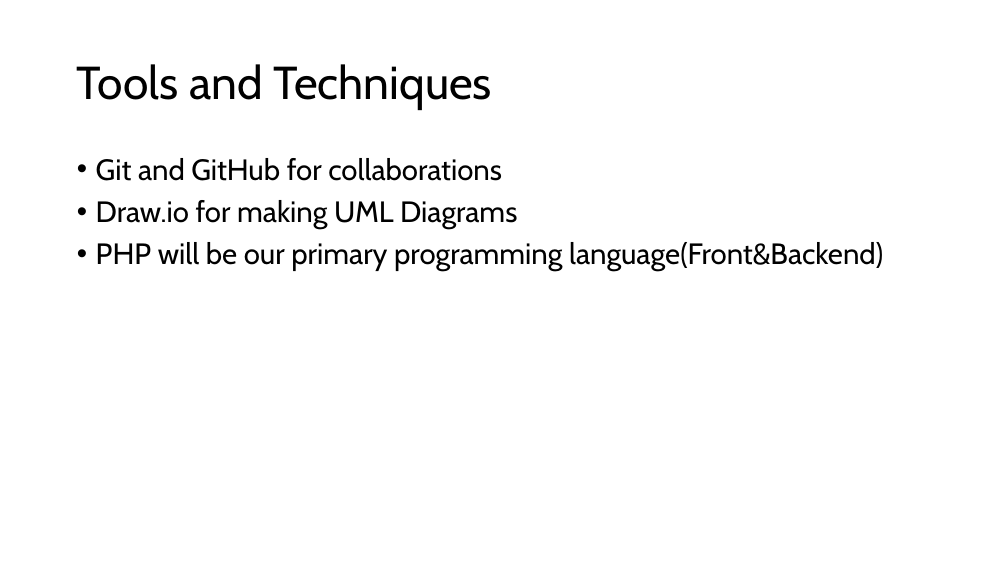
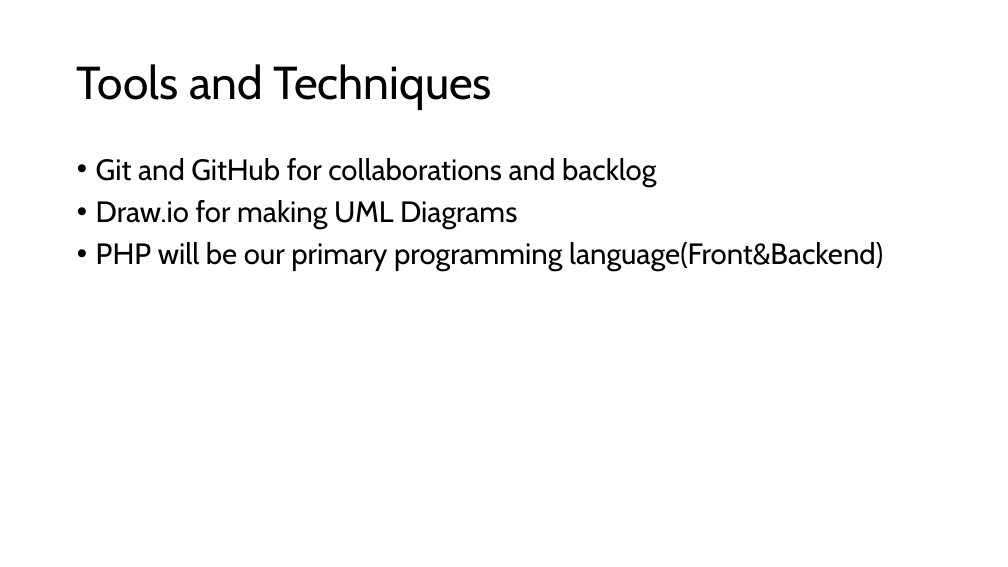
Before and after one commit to Lumineskz/project-ii-main, a slide deck: slide 5 of Slides/canteen title defense.pptx. Drawn at 1008x567 pixels with LibreOffice and Linux fonts; fonts in the diff are those of the drawing. Boxes give left, top, right and bottom in pixels: in the first picture for what was removed or moved away, otherwise in the second. Text is boxed around its words. In the diff, an @@ line names an element or a change of style, - is before the commit and + after.

```diff
--- a/Slides/canteen title defense.pptx
+++ b/Slides/canteen title defense.pptx
@@ text at (96,158,656,187): text changed @@
-• Git and GitHub for collaborations
+• Git and GitHub for collaborations and backlog
```
Also in this commit, not shown: 1 slide added, 1 slide removed, 2 other files.
